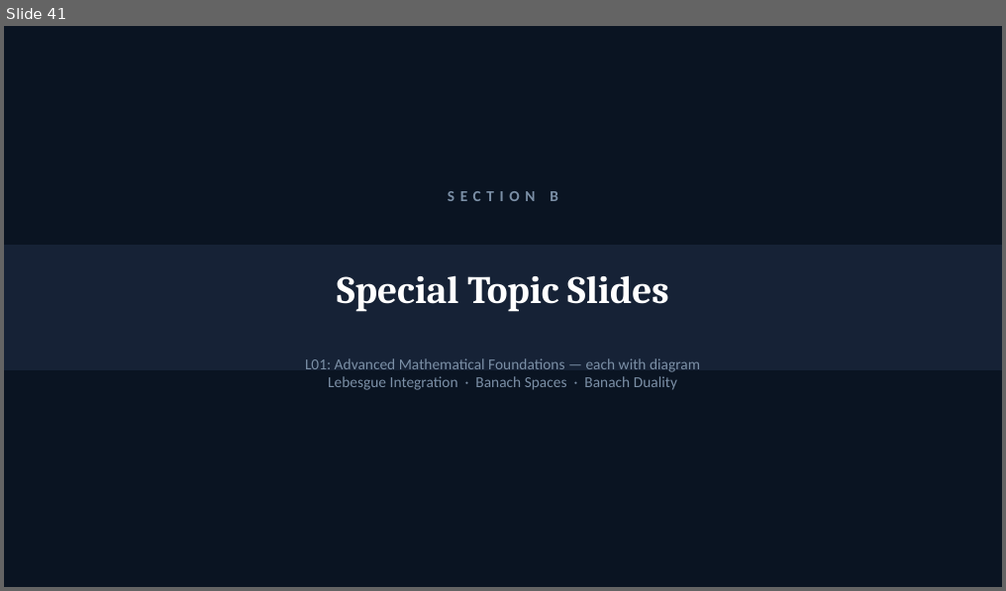
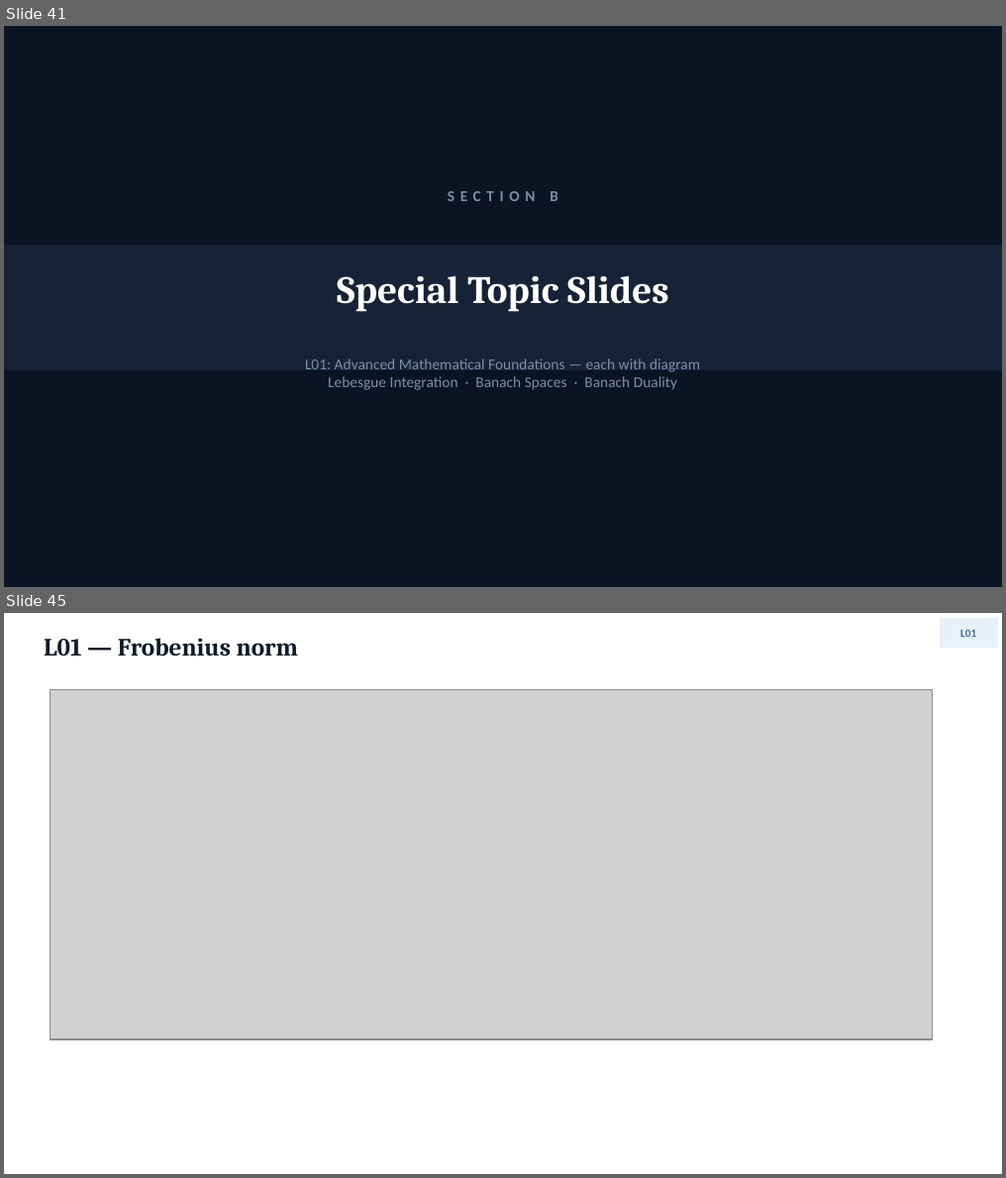
Before and after one commit to flyredeagle/talks, a slide deck: QuantumMechanics/Operators/generated/ModuleI1_L01_extended.pptx. Shown one above the other, each under a label of ours: slide 41 before the commit, slides 41 and 45 after it; the slides between them are not shown. The pictures are 1006x591 and 1006x1178 pixels, drawn with LibreOffice and Linux fonts; fonts in the diff are those of the drawing; grey boxes stand for pictures. Boxes give left, top, right and bottom in pixels: in the first picture for what was removed or moved away, otherwise in the second. Text is boxed around its words. In the diff, an @@ line names an element or a change of style, - is before the commit and + after.

```diff
--- a/QuantumMechanics/Operators/generated/ModuleI1_L01_extended.pptx
+++ b/QuantumMechanics/Operators/generated/ModuleI1_L01_extended.pptx
@@ slide 45 added at (4, 613, 1002, 1174), background #FFFFFF @@
@@ text added at (44, 638, 298, 657), 18 pt, text #0D1B2A, bold @@
+L01 — Frobenius norm
@@ rectangle added at (941, 619, 997, 647), fill #E8F0F8, outline #E8F0F8 1 pt @@
@@ text added at (960, 629, 976, 637), 8 pt, text #3A6EA5, bold @@
+L01
@@ picture added at (50, 690, 932, 1040) @@
```
Also in this commit, not shown: 13 slides changed, 6 other slides added.
